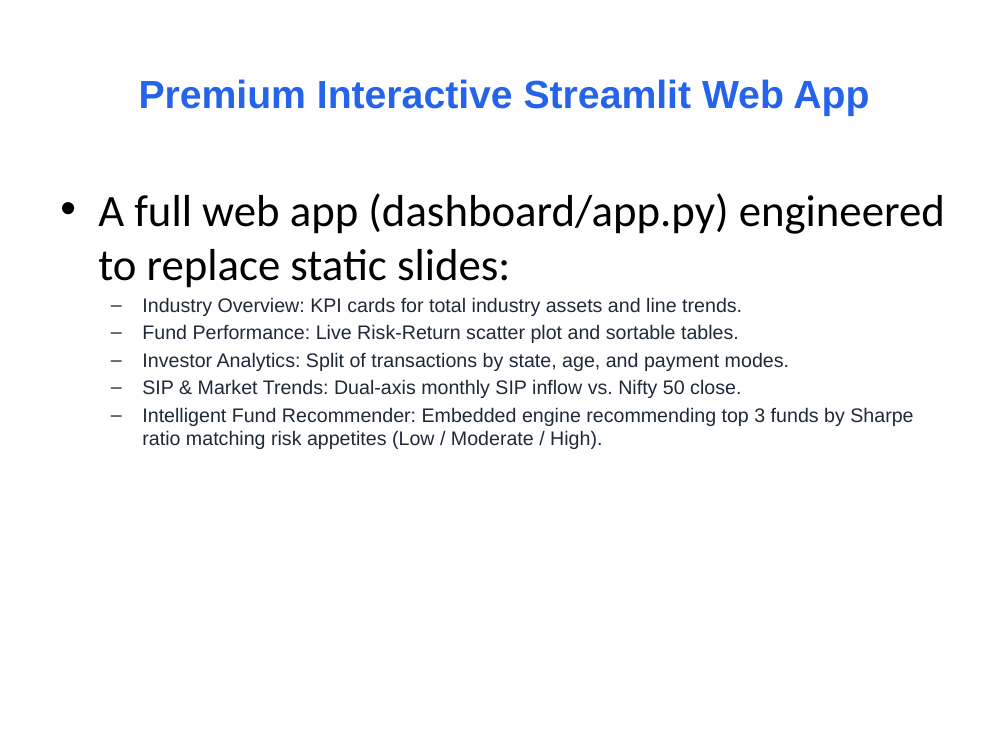
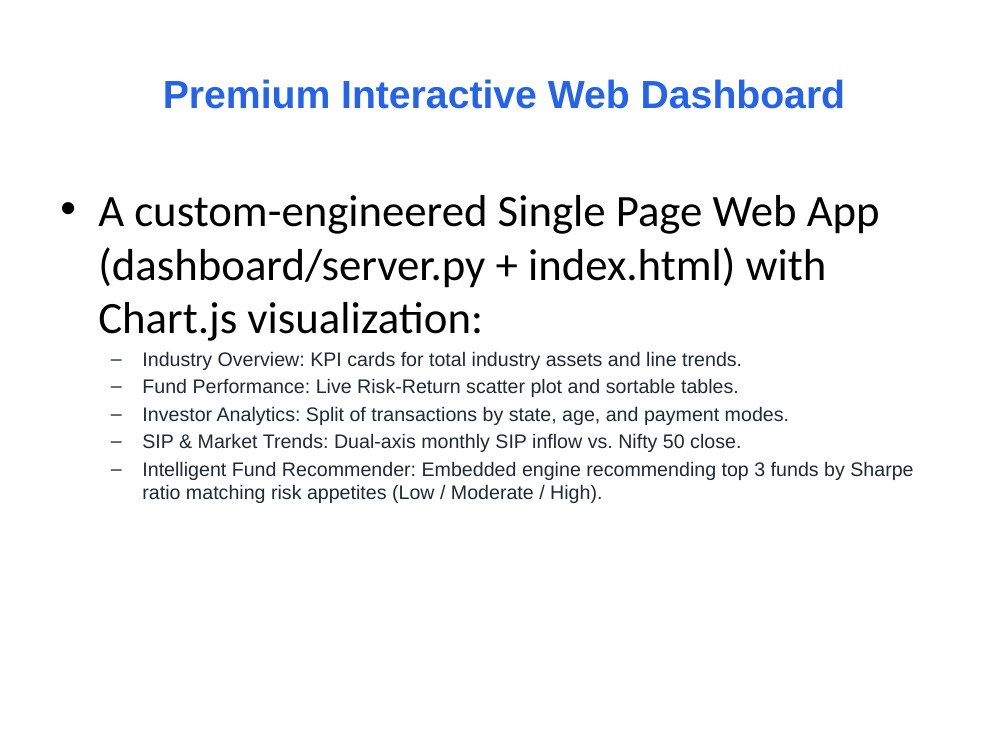
Before and after one commit to nitheeshthondapu/MutualFundAnalytics, a slide deck: slide 11 of Bluestock_MF_Presentation.pptx. Drawn at 1008x756 pixels with LibreOffice and Linux fonts; fonts in the diff are those of the drawing. Boxes give left, top, right and bottom in pixels: in the first picture for what was removed or moved away, otherwise in the second. Text is boxed around its words. In the diff, an @@ line names an element or a change of style, - is before the commit and + after.

Commit message:
Final: Replaced Streamlit with Custom Flask/HTML Dashboard, updated reports & README

```diff
--- a/Bluestock_MF_Presentation.pptx
+++ b/Bluestock_MF_Presentation.pptx
@@ title at (163, 79, 845, 109): text changed @@
-Premium Interactive Streamlit Web App
+Premium Interactive Web Dashboard
@@ text at (98, 195, 880, 341): text changed @@
-• A full web app (dashboard/app.py) engineered to replace static slides:
+• A custom-engineered Single Page Web App (dashboard/server.py + index.html) with Chart.js visualization:
```
Also in this commit, not shown: 1 other slide changed, 11 other files.
